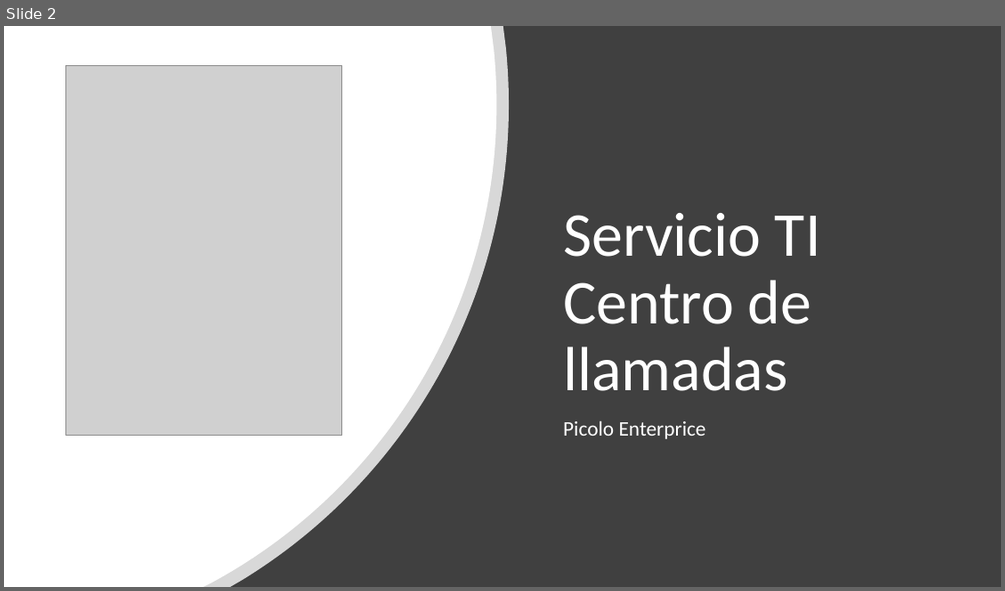
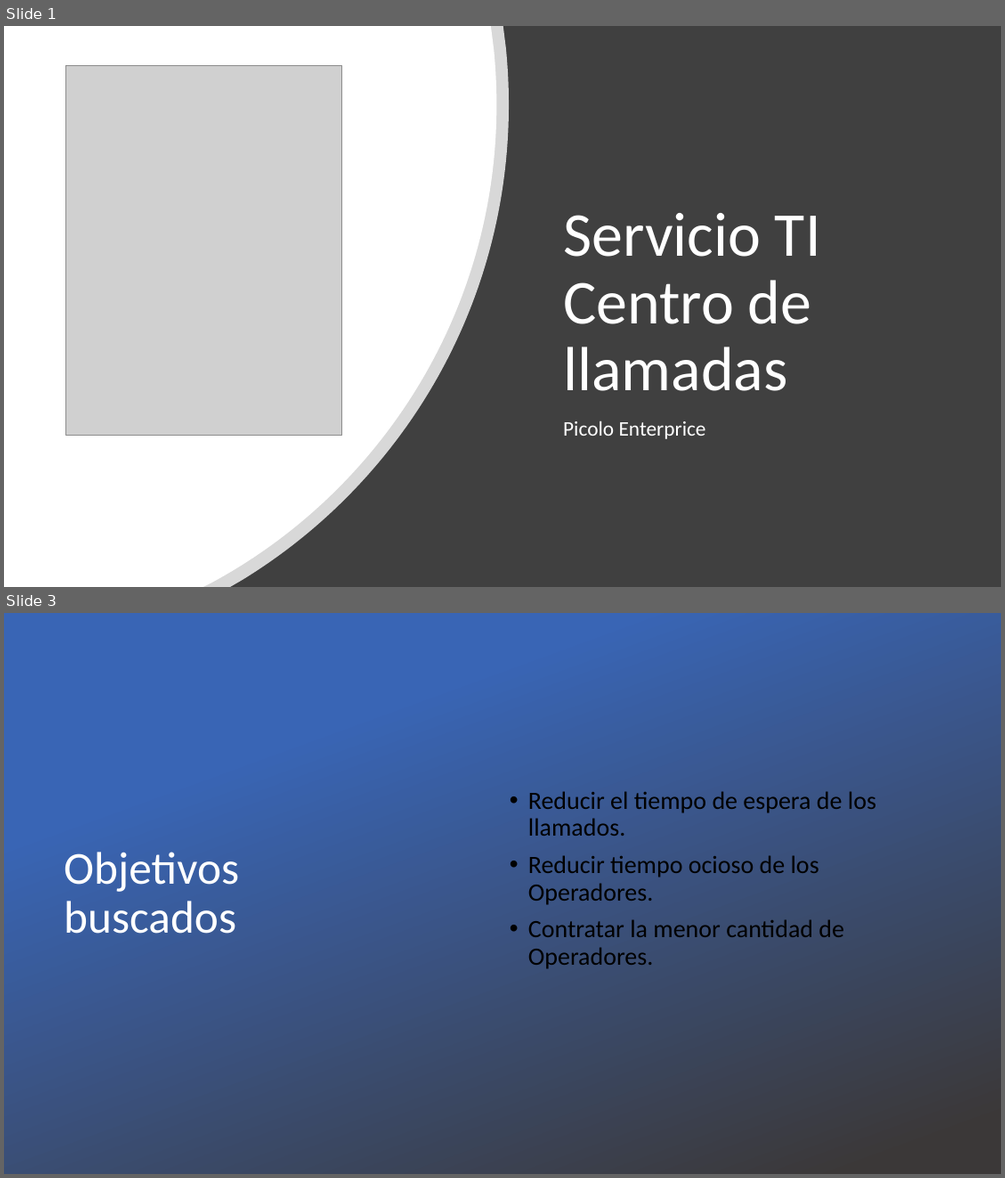
Before and after one commit to ramacal/Simulacion, a slide deck: Simulación/datos Sistema/UTN - Simulacion - Equipo 5 -TP N°6 Picolo.pptx. Shown one above the other, each under a label of ours: slide 2 before the commit, slides 1 and 3 after it; the slides between them are not shown. The pictures are 1005x591 and 1005x1178 pixels, drawn with LibreOffice and Linux fonts; fonts in the diff are those of the drawing; grey boxes stand for pictures; background and template pictures are left out. Boxes give left, top, right and bottom in pixels: in the first picture for what was removed or moved away, otherwise in the second. Text is boxed around its words. In the diff, an @@ line names an element or a change of style, - is before the commit and + after.

```diff
--- a/Simulación/datos Sistema/UTN - Simulacion - Equipo 5 -TP N°6 Picolo.pptx
+++ b/Simulación/datos Sistema/UTN - Simulacion - Equipo 5 -TP N°6 Picolo.pptx
@@ slide 3 added at <box>4,613,1001,1174</box>, background picture (left out) @@
@@ rectangle added at <box>4,613,1001,1174</box>, fill gradient #3965B5 to #3B3838 @@
@@ text added at <box>528,791,876,969</box>, 24 pt, text #000000 @@
+• Reducir el tiempo de espera de los llamados.
+• Reducir tiempo ocioso de los Operadores.
+• Contratar la menor cantidad de Operadores.
@@ title added at <box>64,852,239,933</box>, 44 pt, text #FFFFFF @@
+Objetivos buscados
@@ what was slide 2 is now slide 1 @@
```
Also in this commit, not shown: 7 other slides added, 13 slides removed.
